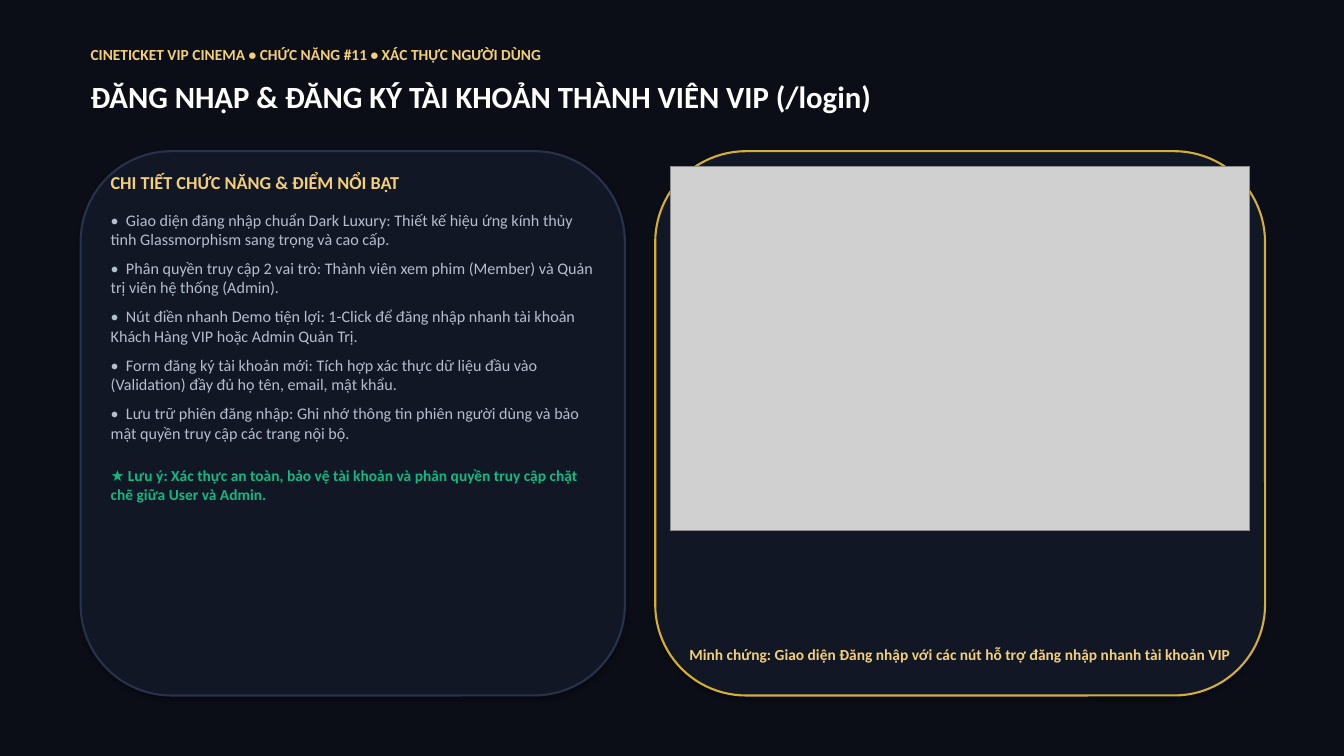
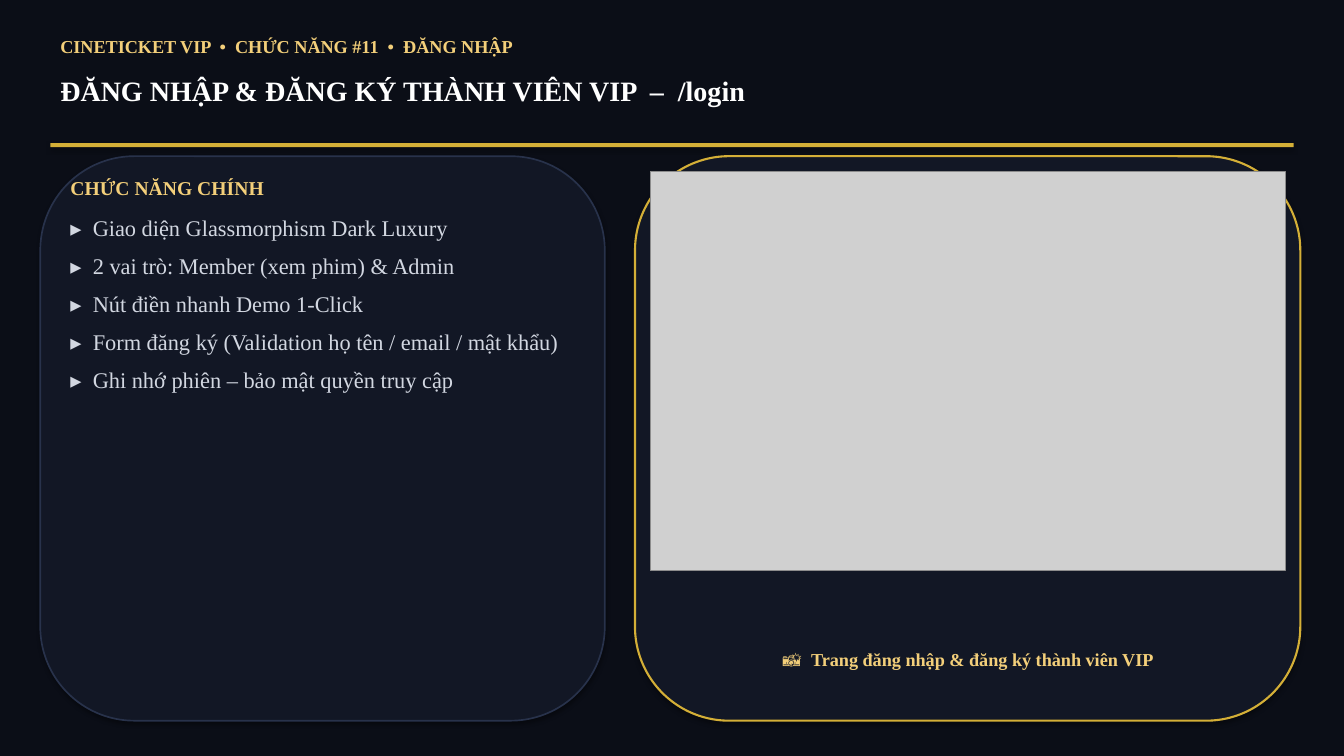
Before and after one commit to hathao109207-oss/hathao, a slide deck: slide 12 of BaoCao_ChucNang_CineTicket.pptx. Drawn at 1344x756 pixels with LibreOffice and Linux fonts; fonts in the diff are those of the drawing; grey boxes stand for pictures. Boxes give left, top, right and bottom in pixels: in the first picture for what was removed or moved away, otherwise in the second. Text is boxed around its words. In the diff, an @@ line names an element or a change of style, - is before the commit and + after.

Commit message:
style(pptx): font Times New Roman 16, noi dung rut gon theo tu khoa

```diff
--- a/BaoCao_ChucNang_CineTicket.pptx
+++ b/BaoCao_ChucNang_CineTicket.pptx
@@ text at (x1=60, y1=39, x2=512, y2=57): text changed; size 11 to 13 pt; font Calibri to Times New Roman @@
-CINETICKET VIP CINEMA • CHỨC NĂNG #11 • XÁC THỰC NGƯỜI DÙNG
+CINETICKET VIP • CHỨC NĂNG #11 • ĐĂNG NHẬP
@@ text at (x1=60, y1=80, x2=745, y2=107): text changed; size 22 to 20 pt; font Calibri to Times New Roman @@
-ĐĂNG NHẬP & ĐĂNG KÝ TÀI KHOẢN THÀNH VIÊN VIP (/login)
+ĐĂNG NHẬP & ĐĂNG KÝ THÀNH VIÊN VIP – /login
@@ rectangle added at (x1=50, y1=143, x2=1294, y2=147), fill #D4AF37 @@
@@ rounded rectangle resized from (x1=81, y1=151, x2=625, y2=696) to (x1=40, y1=156, x2=605, y2=721) @@
@@ rounded rectangle at (x1=40, y1=156, x2=605, y2=721): outline #28324B 1.5 pt to #28324B 1.2 pt @@
@@ rounded rectangle resized from (x1=655, y1=151, x2=1265, y2=696) to (x1=635, y1=156, x2=1301, y2=721) @@
@@ picture resized from (x1=670, y1=166, x2=1250, y2=530) to (x1=650, y1=171, x2=1286, y2=571) @@
@@ text at (x1=70, y1=180, x2=558, y2=393): text changed; size 11.5 to 16 pt; font Calibri to Times New Roman; text colour #B4BECD to #D2D7E1 @@
-CHI TIẾT CHỨC NĂNG & ĐIỂM NỔI BẬT
-• Giao diện đăng nhập chuẩn Dark Luxury: Thiết kế hiệu ứng kính thủy tinh Glassmorphism sang trọng và cao cấp.
-• Phân quyền truy cập 2 vai trò: Thành viên xem phim (Member) và Quản trị viên hệ thống (Admin).
-• Nút điền nhanh Demo tiện lợi: 1-Click để đăng nhập nhanh tài khoản Khách Hàng VIP hoặc Admin Quản Trị.
-• Form đăng ký tài khoản mới: Tích hợp xác thực dữ liệu đầu vào (Validation) đầy đủ họ tên, email, mật khẩu.
-• Lưu trữ phiên đăng nhập: Ghi nhớ thông tin phiên người dùng và bảo mật quyền truy cập các trang nội bộ.
-★ Lưu ý: Xác thực an toàn, bảo vệ tài khoản và phân quyền truy cập chặt chẽ giữa User và Admin.
+CHỨC NĂNG CHÍNH
+▸ Giao diện Glassmorphism Dark Luxury
+▸ 2 vai trò: Member (xem phim) & Admin
+▸ Nút điền nhanh Demo 1-Click
+▸ Form đăng ký (Validation họ tên / email / mật khẩu)
+▸ Ghi nhớ phiên – bảo mật quyền truy cập
@@ text at (x1=811, y1=653, x2=1153, y2=670): text changed; size 11 to 13 pt; font Calibri to Times New Roman @@
-Minh chứng: Giao diện Đăng nhập với các nút hỗ trợ đăng nhập nhanh tài khoản VIP
+📸 Trang đăng nhập & đăng ký thành viên VIP
```
Also in this commit, not shown: 15 other slides changed, 1 other file.
